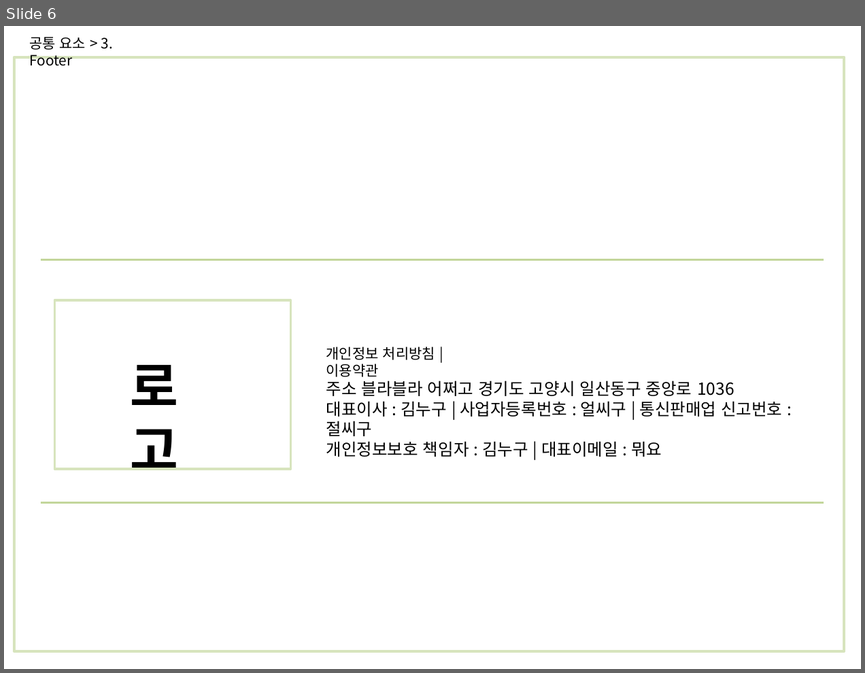
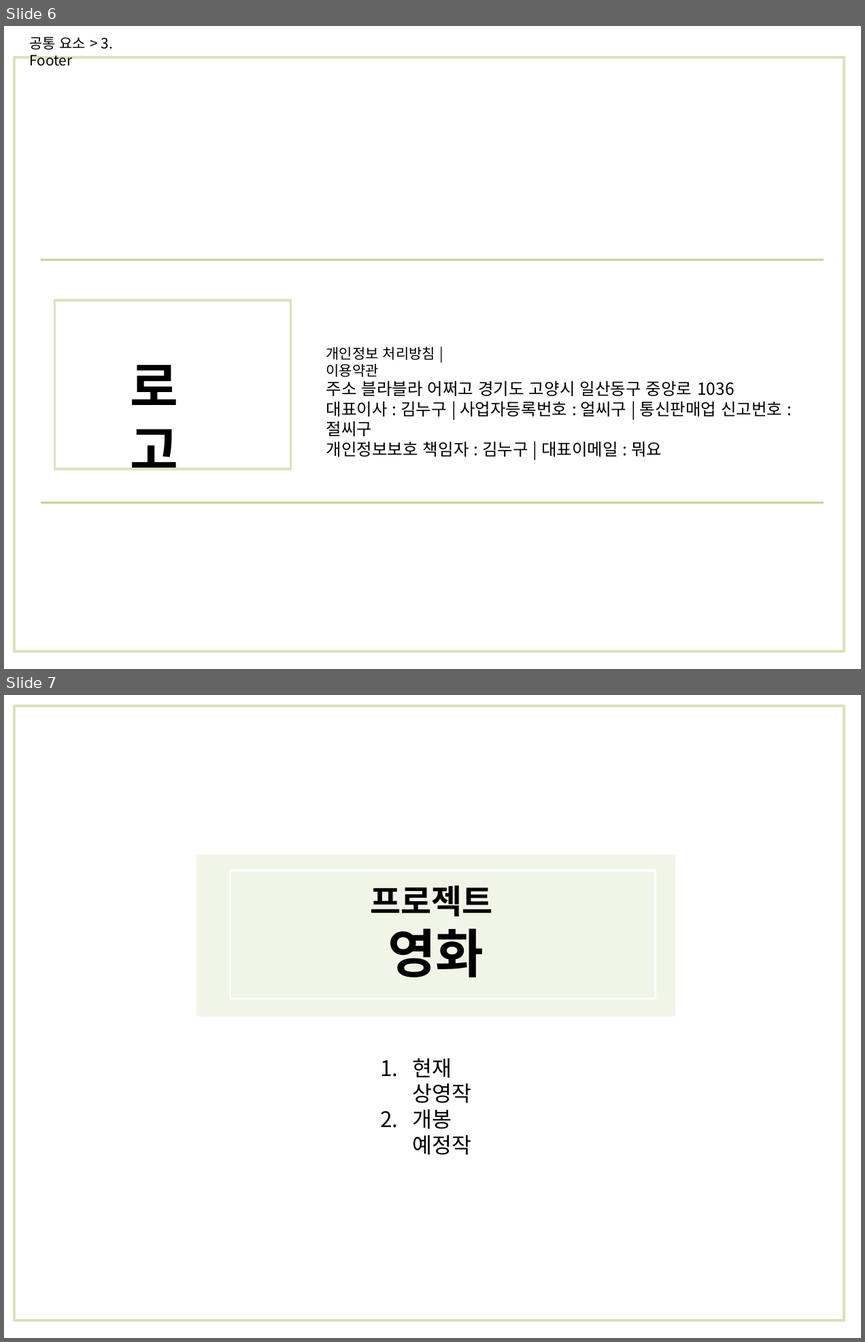
Before and after one commit to mingu-seo/java1, a slide deck: plan/영화-사용자.pptx. Shown one above the other, each under a label of ours: slide 6 before the commit, slides 6 and 7 after it. The pictures are 865x673 and 865x1342 pixels, drawn with LibreOffice and Linux fonts; fonts in the diff are those of the drawing. Boxes give left, top, right and bottom in pixels: in the first picture for what was removed or moved away, otherwise in the second. Text is boxed around its words. In the diff, an @@ line names an element or a change of style, - is before the commit and + after.

Commit message:
Add files via upload
영화 등록/수정 관리자 스토리보드

```diff
--- a/plan/영화-사용자.pptx
+++ b/plan/영화-사용자.pptx
@@ slide 7 added at <box>4,695,861,1338</box>, background #FFFFFF @@
@@ rectangle added at <box>14,706,844,1321</box>, outline #D7E4BD 2 pt @@
@@ rectangle added at <box>196,854,675,1016</box>, fill #D7E4BD at 35% opacity @@
@@ rectangle added at <box>230,870,655,999</box>, outline #FFFFFF 2 pt @@
@@ text added at <box>370,885,492,977</box>, 28 pt, text #000000, bold @@
+프로젝트
+영화
@@ text added at <box>412,1058,471,1155</box>, 18 pt, text #000000 @@
+1. 현재 상영작
+2. 개봉 예정작
```
Also in this commit, not shown: 10 other slides added, 8 slides removed.
